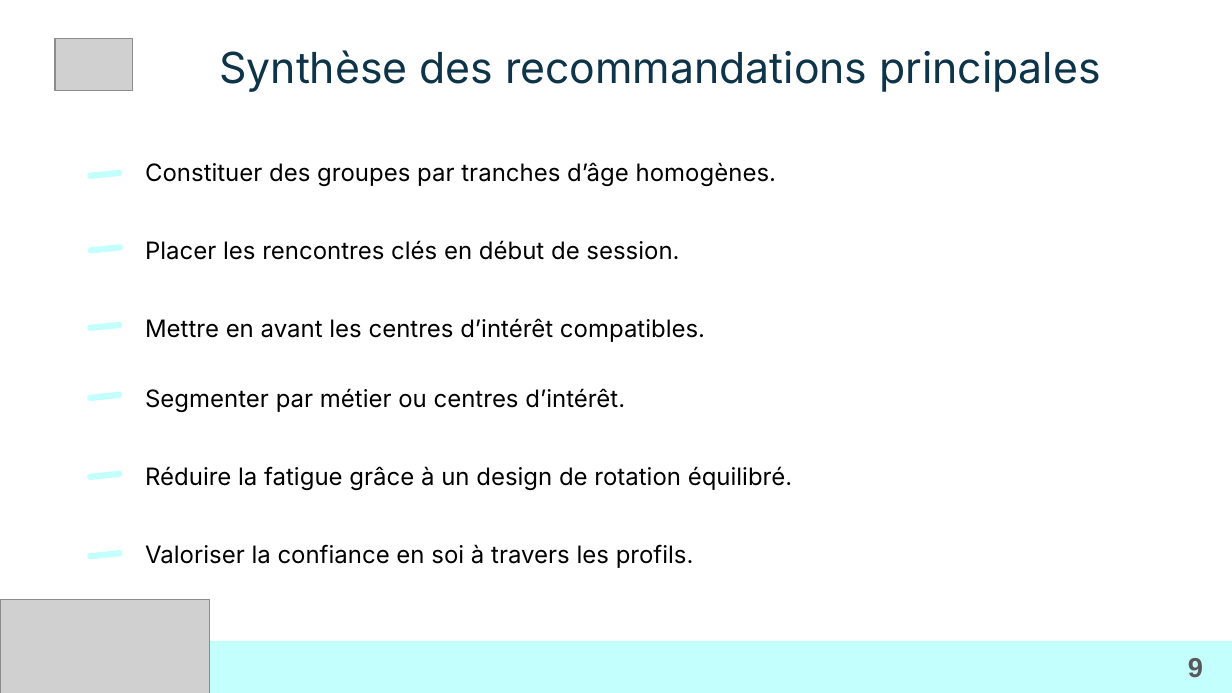
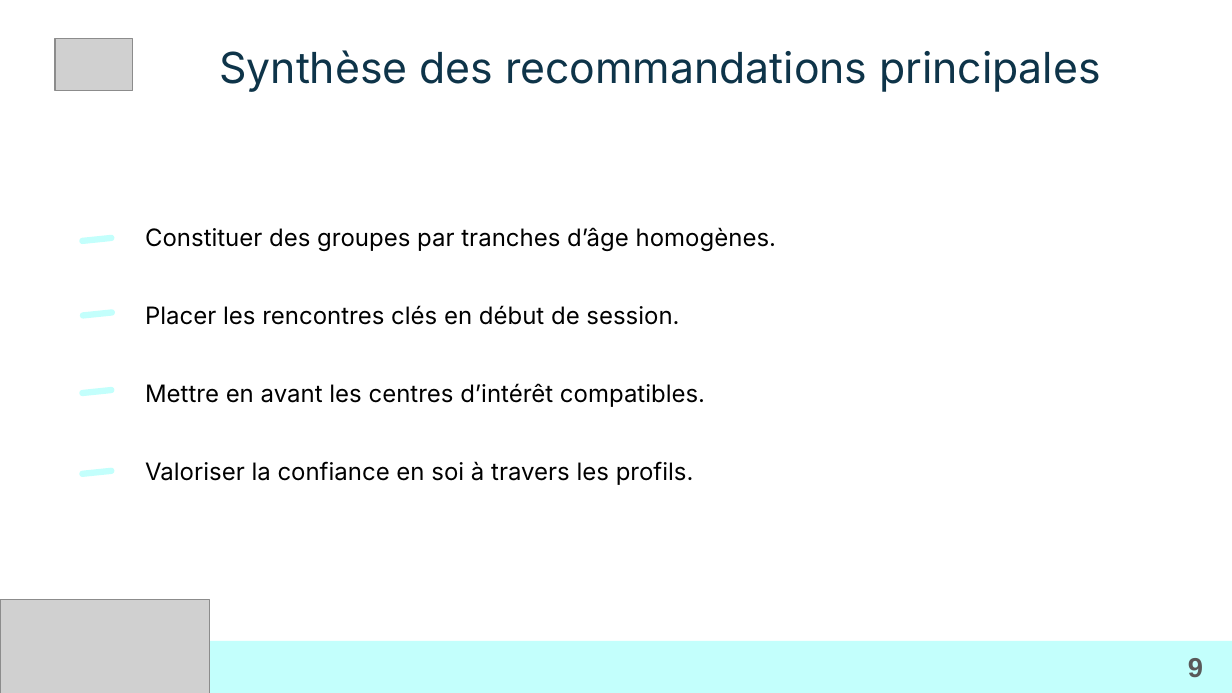
Before and after one commit to LoicV17/LoicValentini_Jedha_Certifications, a slide deck: slide 9 of CDSD_Concepteur_Developpeur_Sciences_Donnees/Presentations_certification/ppt_versions/Bloc2_CDSD_Loic_Valentini.pptx. Drawn at 1232x693 pixels with LibreOffice and Linux fonts; fonts in the diff are those of the drawing; grey boxes stand for pictures; background and template pictures are left out. Boxes give left, top, right and bottom in pixels: in the first picture for what was removed or moved away, otherwise in the second. Text is boxed around its words. In the diff, an @@ line names an element or a change of style, - is before the commit and + after.

```diff
--- a/CDSD_Concepteur_Developpeur_Sciences_Donnees/Presentations_certification/ppt_versions/Bloc2_CDSD_Loic_Valentini.pptx
+++ b/CDSD_Concepteur_Developpeur_Sciences_Donnees/Presentations_certification/ppt_versions/Bloc2_CDSD_Loic_Valentini.pptx
@@ rounded rectangle: place and size @@
-rounded rectangle at (87,169,123,179)
+rounded rectangle at (79,235,115,245)
@@ title at (145,227,776,485): text changed @@
-Constituer des groupes par tranches d’âge homogènes.
-Placer les rencontres clés en début de session.
-Mettre en avant les centres d’intérêt compatibles.
-Segmenter par métier ou centres d’intérêt.
-Réduire la fatigue grâce à un design de rotation équilibré.
-Valoriser la confiance en soi à travers les profils.
+Constituer des groupes par tranches d’âge homogènes.
+Placer les rencontres clés en début de session.
+Mettre en avant les centres d’intérêt compatibles.
+Valoriser la confiance en soi à travers les profils.
@@ rounded rectangle: place and size @@
-rounded rectangle at (87,245,123,254)
+rounded rectangle at (80,309,116,318)
@@ rounded rectangle: place and size @@
-rounded rectangle at (87,321,123,331)
+rounded rectangle at (79,386,115,396)
@@ rounded rectangle removed at (87,391,123,401) @@
@@ rounded rectangle: place and size @@
-rounded rectangle at (87,550,123,560)
+rounded rectangle at (79,468,115,477)
@@ rounded rectangle removed at (87,470,123,480) @@
```
Also in this commit, not shown: 5 other files.
